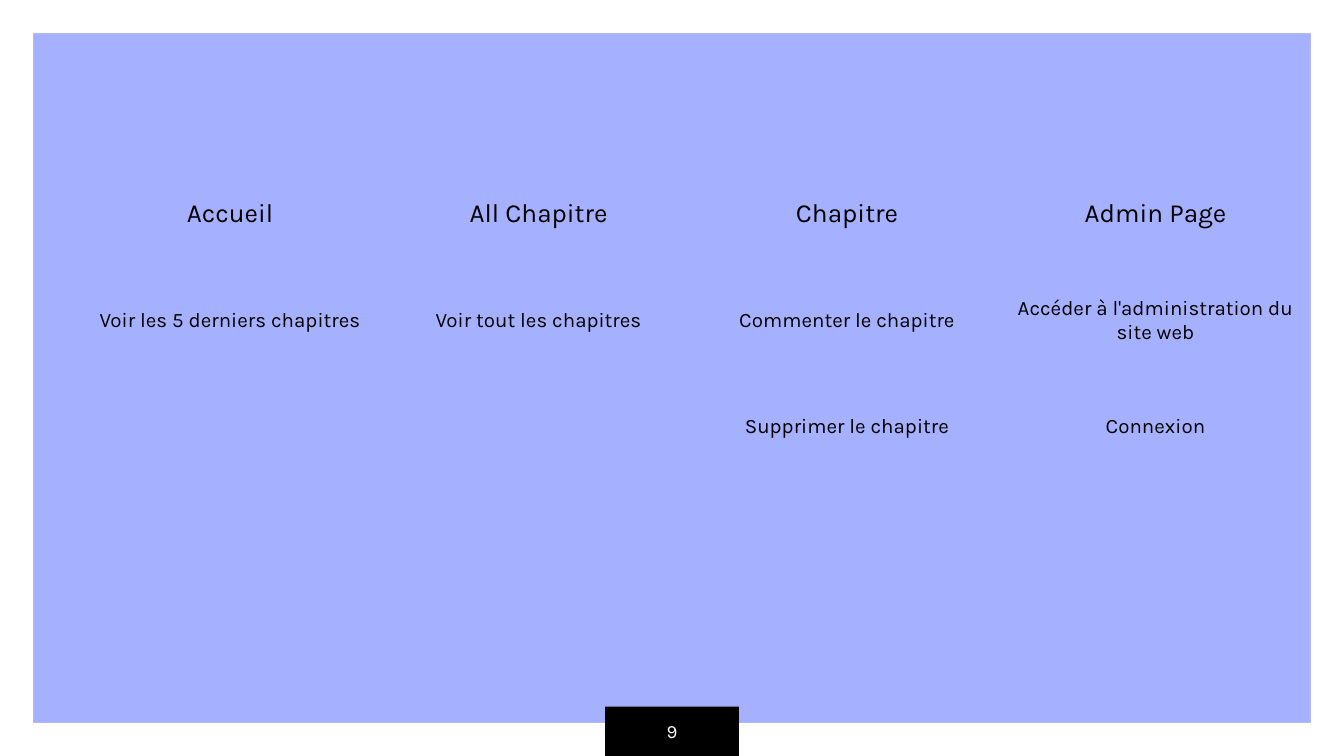
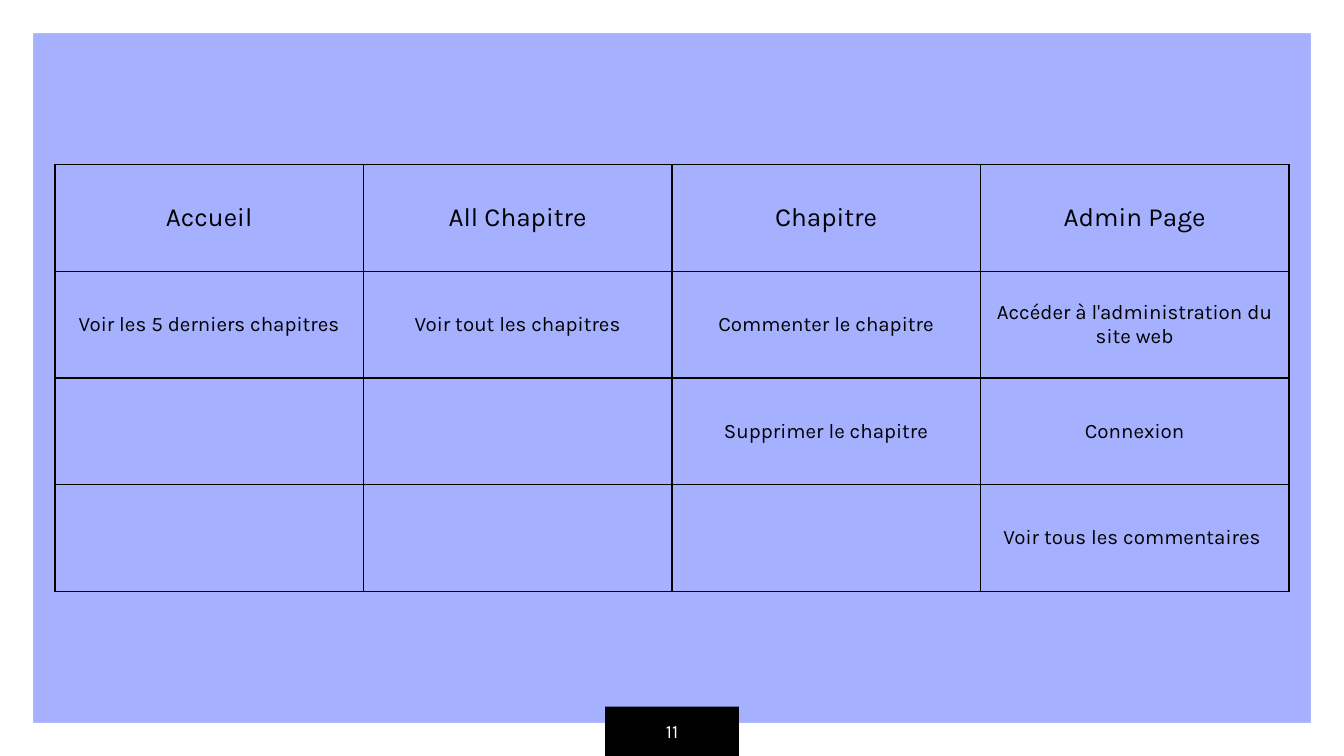
Before and after one commit to WCraW/OpenClassRoomP3, a slide deck: slide 11 of Slide Projet 3.pptx (slide 9 before the commit). Drawn at 1344x756 pixels with LibreOffice and Linux fonts; fonts in the diff are those of the drawing. Boxes give left, top, right and bottom in pixels: in the first picture for what was removed or moved away, otherwise in the second. Text is boxed around its words. In the diff, an @@ line names an element or a change of style, - is before the commit and + after.

```diff
--- a/Slide Projet 3.pptx
+++ b/Slide Projet 3.pptx
@@ table at (x1=55, y1=164, x2=1292, y2=605) @@
-row 4, column 4: 
+row 4, column 4: Voir tous les commentaires
@@ borders changed @@
@@ table moved from (x1=75, y1=160, x2=1312, y2=601) to (x1=55, y1=164, x2=1292, y2=605) @@
@@ page number at (x1=666, y1=726, x2=678, y2=738): text changed @@
-9
+11
```
Also in this commit, not shown: 4 other slides changed, 6 slides added, 4 slides removed, 1 other file.
